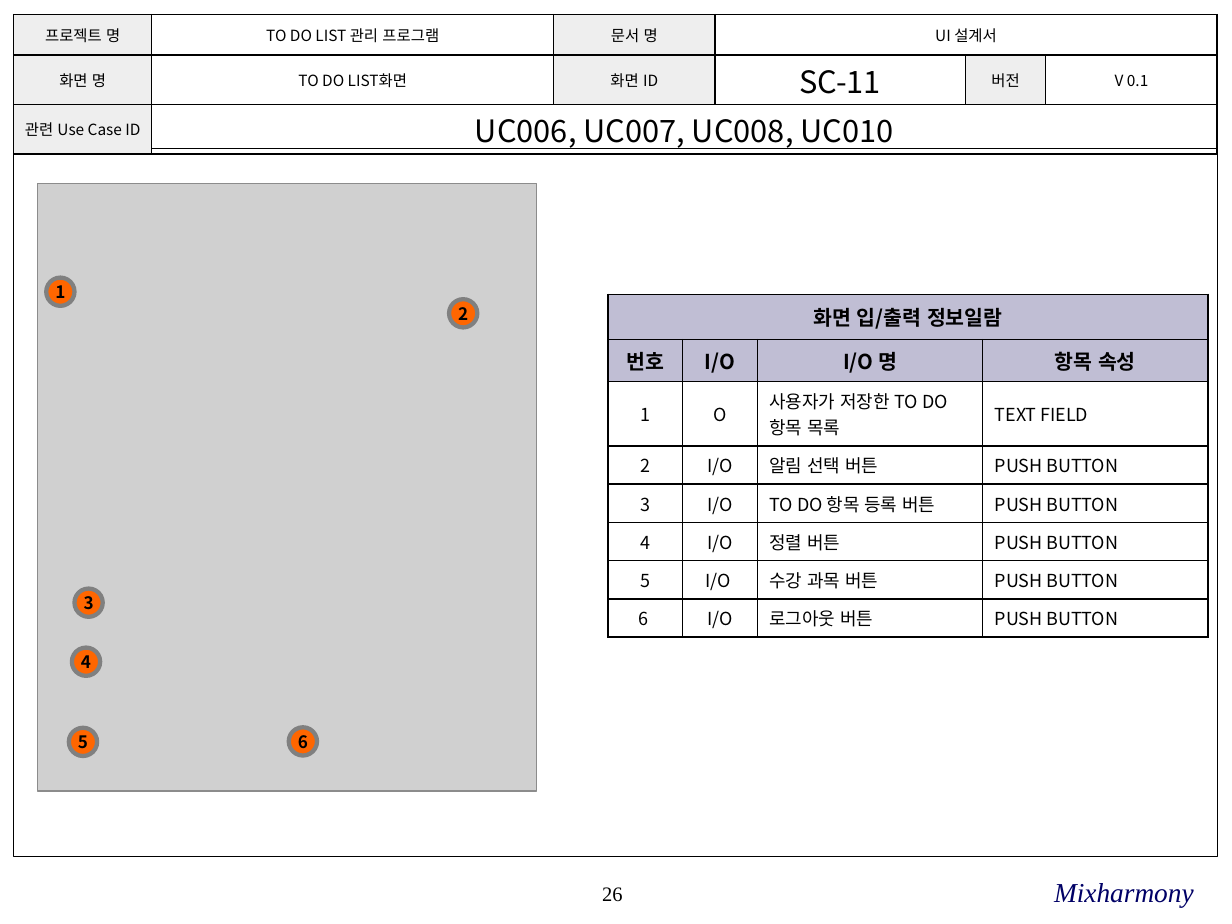
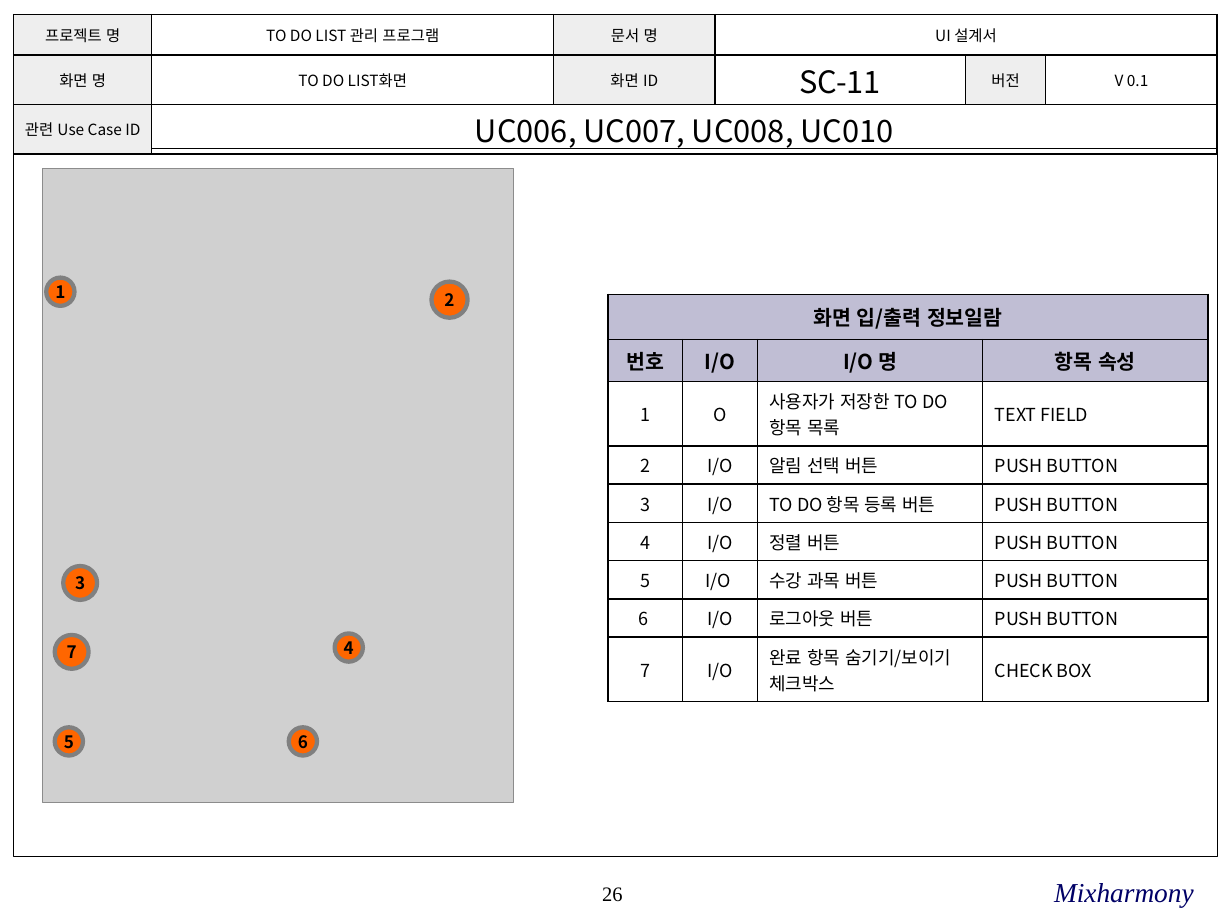
Before and after one commit to SE-admin/SE2017_2_mixharmony, a slide deck: slide 26 of doc/3_ 설계서/UI Design Template.pptx. Drawn at 1232x924 pixels with LibreOffice and Linux fonts; fonts in the diff are those of the drawing; grey boxes stand for pictures; background and template pictures are left out. Boxes give left, top, right and bottom in pixels: in the first picture for what was removed or moved away, otherwise in the second. Text is boxed around its words. In the diff, an @@ line names an element or a change of style, - is before the commit and + after.

```diff
--- a/doc/3_ 설계서/UI Design Template.pptx
+++ b/doc/3_ 설계서/UI Design Template.pptx
@@ picture resized from (x1=37, y1=184, x2=537, y2=791) to (x1=42, y1=169, x2=514, y2=803) @@
@@ ellipse "2" resized from (x1=450, y1=299, x2=478, y2=328) to (x1=431, y1=282, x2=467, y2=318) @@
@@ table at (x1=609, y1=294, x2=1210, y2=696) @@
+row 9: 7 | I/O | 완료 항목 숨기기/보이기 체크박스 | CHECK BOX
@@ ellipse "3" resized from (x1=74, y1=589, x2=102, y2=617) to (x1=63, y1=565, x2=97, y2=600) @@
@@ ellipse added at (x1=54, y1=634, x2=89, y2=669), fill #FF6600, outline #808080 2.5 pt, 10 pt, text #000000, bold @@
+7
@@ ellipse "4" moved from (x1=71, y1=648, x2=100, y2=676) to (x1=335, y1=633, x2=363, y2=662) @@
@@ ellipse "5" moved from (x1=69, y1=728, x2=97, y2=756) to (x1=54, y1=727, x2=83, y2=755) @@
```
Also in this commit, not shown: 2 other slides changed.
